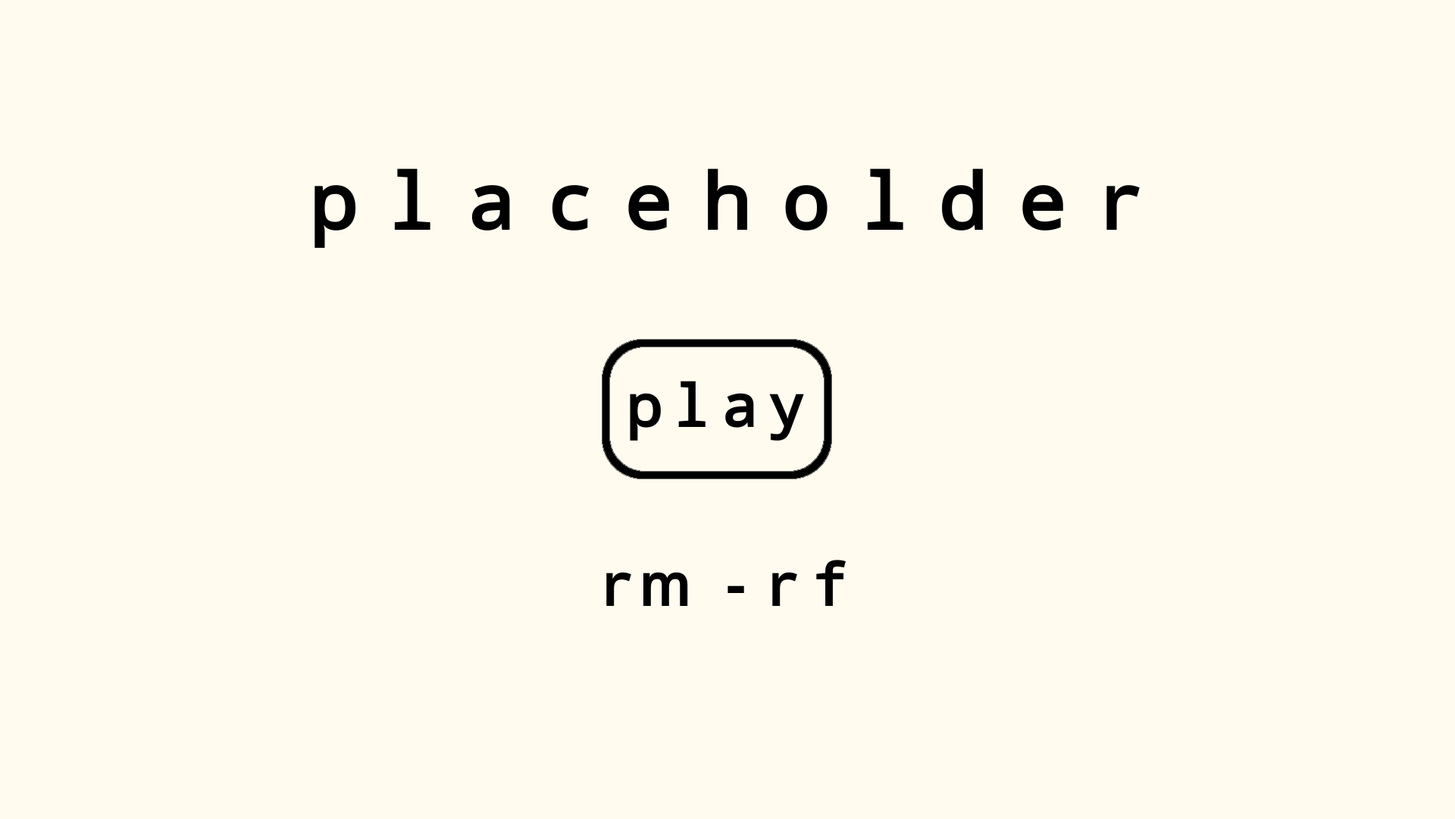
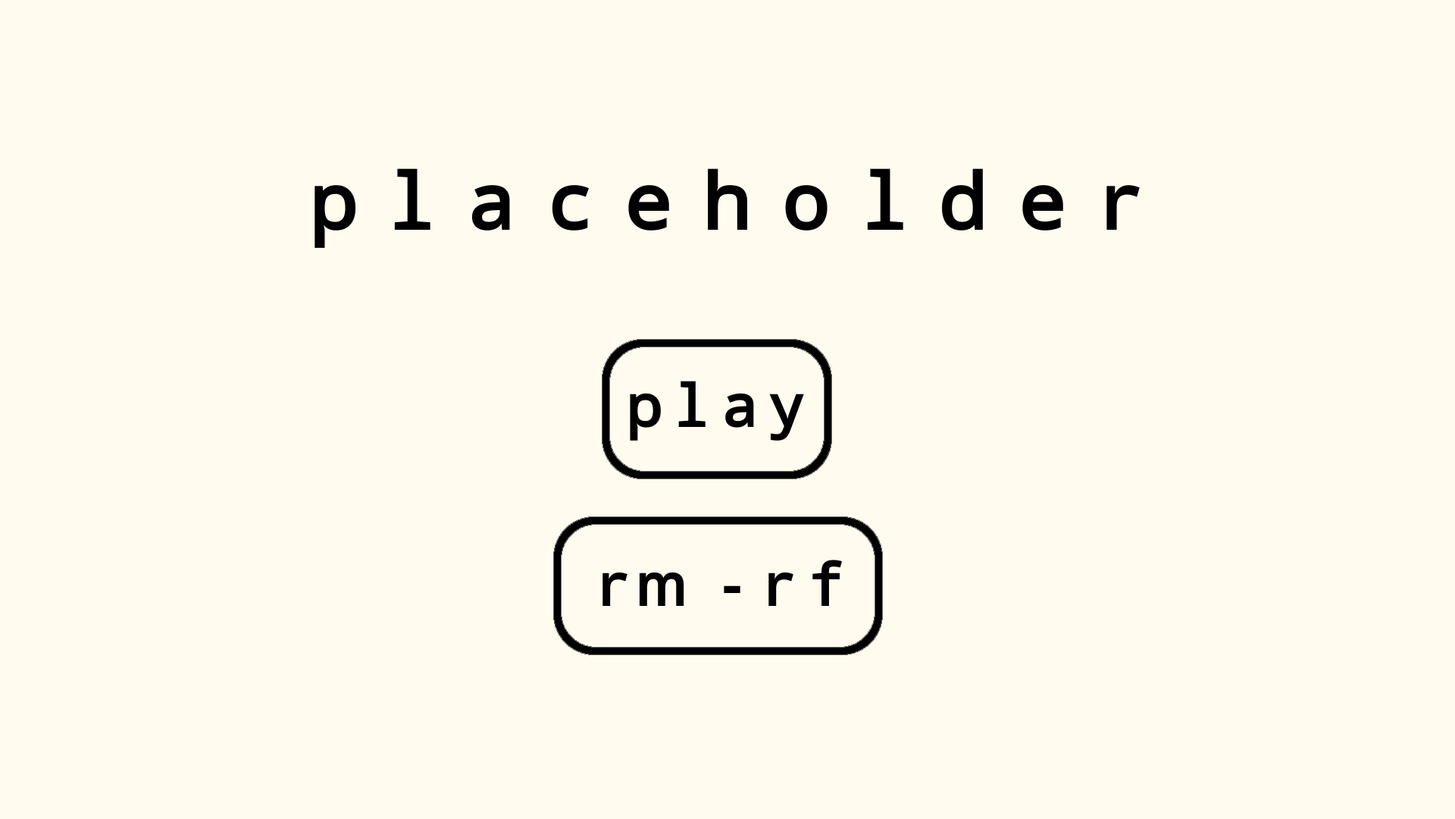
The second 1455×819 image is a revision of the first. Changes to its layers:
painted on "ｒｍ －ｒｆ" over 553, 516, 884, 655
